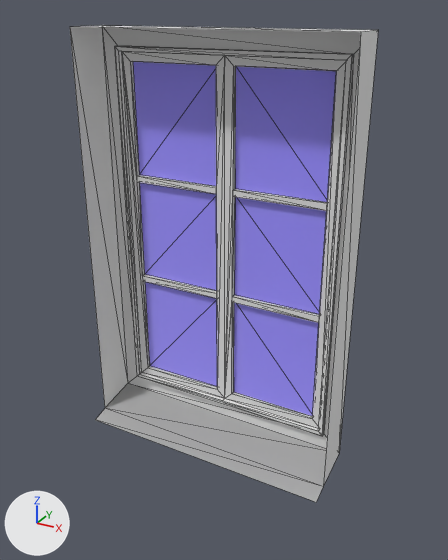
What one commit did to the glTF model models/window1.glb.
Before and after are seen from a 50 mm lens placed at (0.932, -1.548, 0.826), pointed at (0.069, 0.021, 0.041). Arrows for +X, +Y and +Z are at lower left; the lights stay in place. Mesh edges are drawn as thin lines. Where no turn or scale is listed for an object, it has been applied to the vertices. Vertices at the same position are counted once.

Objects in the first picture: 'Window'.
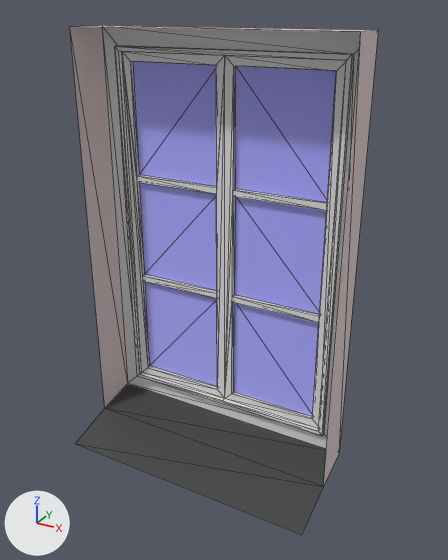
The newer file is also turned or shifted as a whole; pictures and numbers use the older file's frame.

Boxes (x1, y1, x2, y2) around the edits, measured in the pictures (448 x 560 px; the box of a moved part takes in the faces that stretch with it):
'Window', recoloured, surface changed
    both: (70, 25, 378, 534)
part 1 of me_plane, moved or reshaped
    before: (96, 57, 323, 502)
    after: (75, 57, 323, 534)
part 2 of me_plane, recoloured
    both: (70, 25, 378, 487)

The change, as a list of edits to the scene's bpy script:
```text
Change mat_glass:
    mat_glass.base_color: (0.58, 0.53, 1.0) -> (0.649, 0.65, 1.0)  # blue #c8c0ff -> blue #d3d3ff
Change mat_raincatch:
    mat_raincatch.base_color: (0.42, 0.42, 0.42) -> (0.055, 0.055, 0.055)  # grey #adadad -> black #424242
Add mat_wallmaterial:
    mat_wallmaterial = principled_material('WallMaterial')
    mat_wallmaterial.base_color = (0.701, 0.565, 0.565)  # light grey #dac6c6
Change me_plane:
    used by ob_window; location = (0.0, 0.0, 0.0)
    remove me_plane.from_pydata(...)  # 78 vertices, 148 faces; spans x -0.45..0.45, y -0.06..0.165, z -0.622..0.772
    add me_plane.from_pydata(...)  # 78 vertices, 148 faces; spans x -0.45..0.45, y -0.179..0.165, z -0.652..0.772
    me_plane part 1
    8 faces are deleted
    2 vertices move from x -0.45..0.45, y -0.06, z -0.622 to x -0.45..0.45, y -0.179, z -0.652
    8 new faces join them, mat_wood (white #e7e7e7)
    me_plane part 2: 6 faces spanning x -0.45..0.45, y 0.0..0.15, z -0.608..0.772 switch from mat_wood (white #e7e7e7) to mat_wallmaterial (light grey #dac6c6)
```
